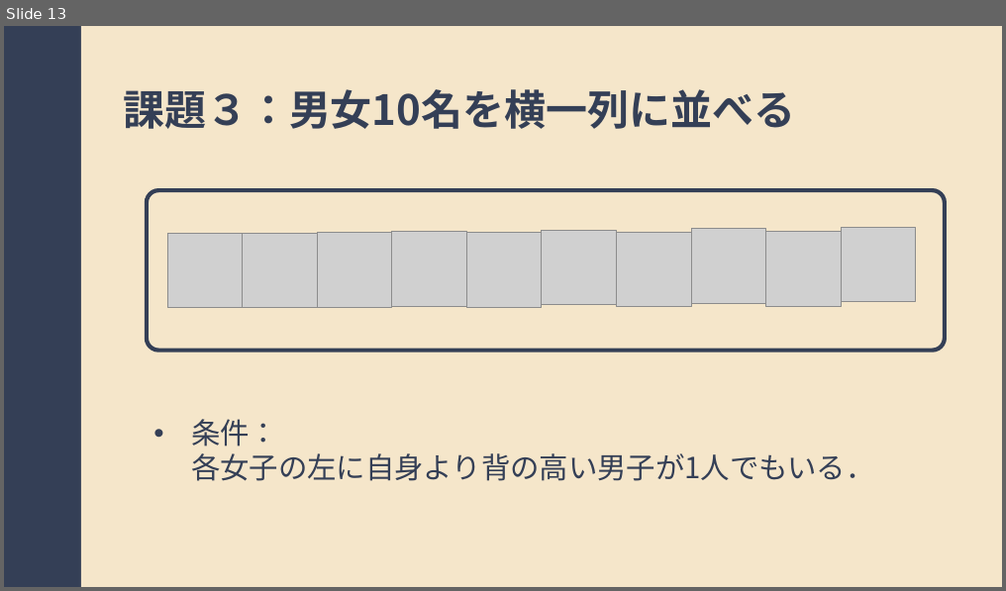
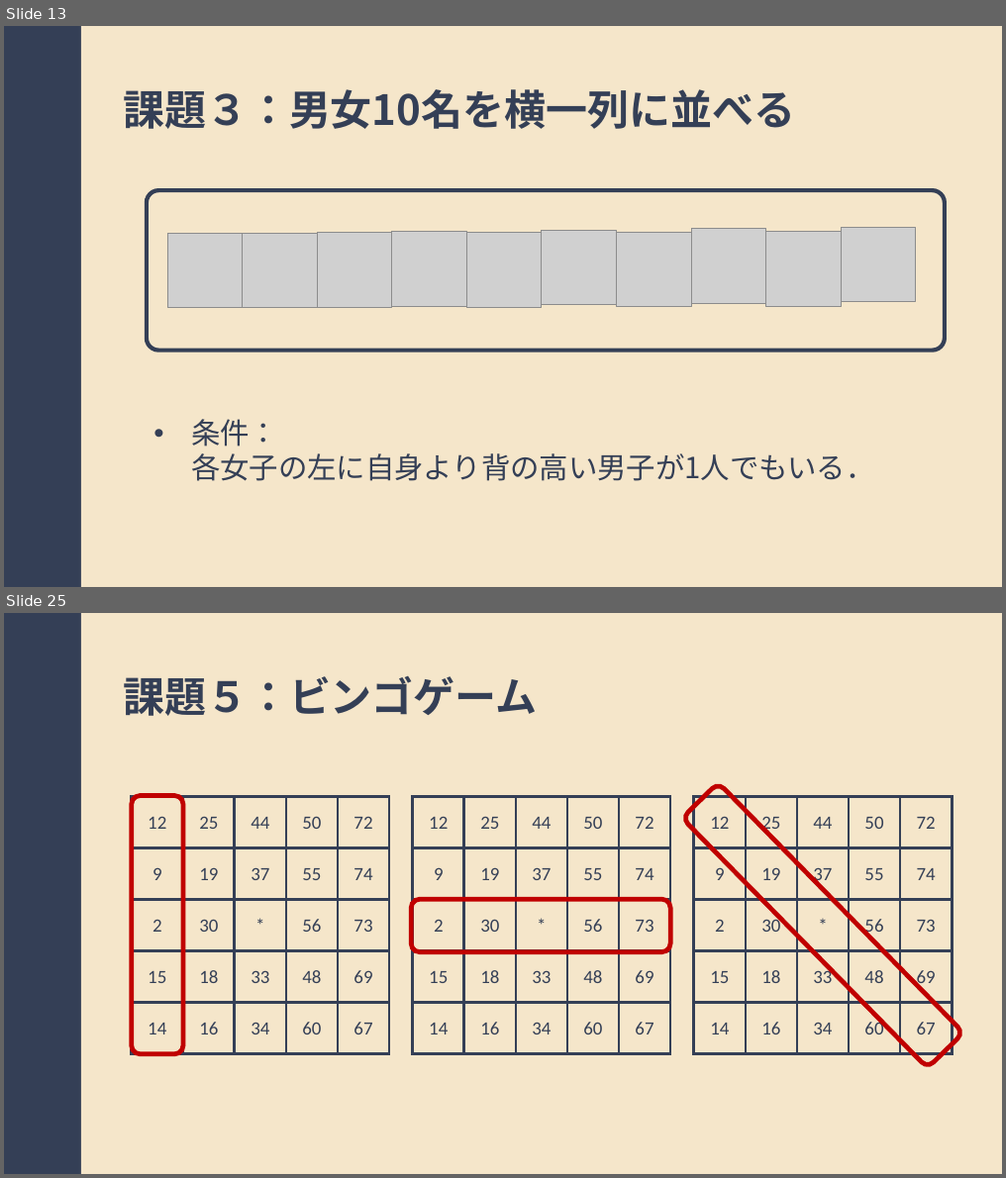
Before and after one commit to imamkhairi/jikkenII, a slide deck: random/presentation/presentation.pptx. Shown one above the other, each under a label of ours: slide 13 before the commit, slides 13 and 25 after it; the slides between them are not shown. The pictures are 1006x591 and 1006x1178 pixels, drawn with LibreOffice and Linux fonts; fonts in the diff are those of the drawing; grey boxes stand for pictures. Boxes give left, top, right and bottom in pixels: in the first picture for what was removed or moved away, otherwise in the second. Text is boxed around its words. In the diff, an @@ line names an element or a change of style, - is before the commit and + after.

```diff
--- a/random/presentation/presentation.pptx
+++ b/random/presentation/presentation.pptx
@@ slide 25 added at (4, 613, 1002, 1174), background #343F56 @@
@@ rectangle added at (81, 613, 1002, 1174), fill #F5E6CA @@
@@ text added at (123, 676, 537, 716), 40 pt, text #343F56, bold @@
+課題５：ビンゴゲーム
@@ rounded rectangle added at (682, 783, 963, 1069), outline #C00000 4.5 pt @@
@@ table added at (132, 797, 389, 1055), 5 rows, 5 columns @@
+12 | 25 | 44 | 50 | 72
+9 | 19 | 37 | 55 | 74
+2 | 30 | * | 56 | 73
+15 | 18 | 33 | 48 | 69
+14 | 16 | 34 | 60 | 67
@@ rounded rectangle added at (132, 796, 183, 1055), outline #C00000 4.5 pt @@
@@ table added at (413, 797, 671, 1055), 5 rows, 5 columns @@
+12 | 25 | 44 | 50 | 72
+9 | 19 | 37 | 55 | 74
+2 | 30 | * | 56 | 73
+15 | 18 | 33 | 48 | 69
+14 | 16 | 34 | 60 | 67
@@ table added at (694, 797, 952, 1055), 5 rows, 5 columns @@
+12 | 25 | 44 | 50 | 72
+9 | 19 | 37 | 55 | 74
+2 | 30 | * | 56 | 73
+15 | 18 | 33 | 48 | 69
+14 | 16 | 34 | 60 | 67
@@ rounded rectangle added at (411, 900, 671, 953), outline #C00000 4.5 pt @@
```
Also in this commit, not shown: 8 slides changed, 12 other slides added, 36 other files.
